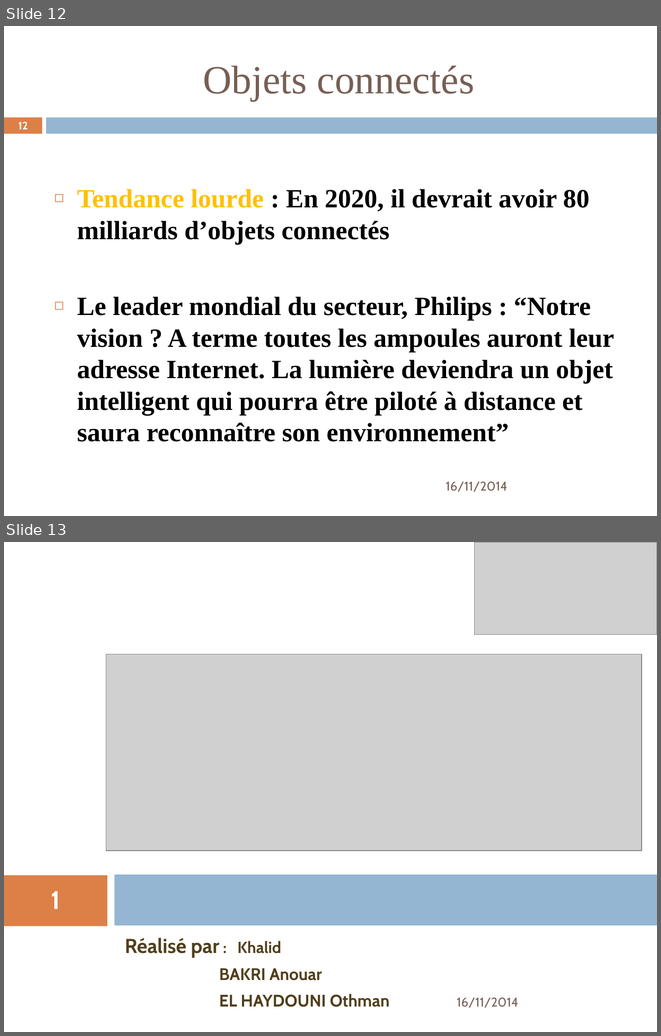
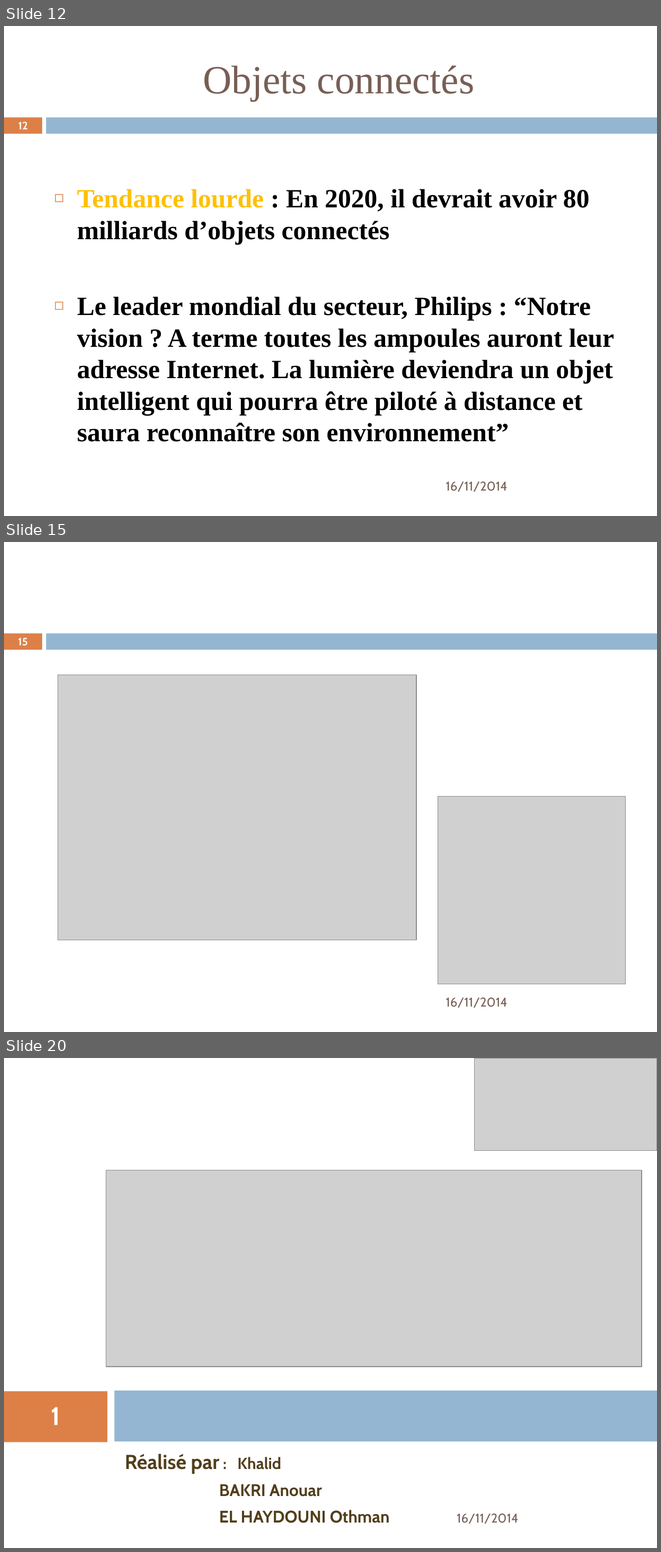
Before and after one commit to anouarattn/DIY-IoT-PresentationEnset-17-11-2014, a slide deck: IoT-VersionFinal-ELHAYDOUNI_Othman (2).pptx. Shown one above the other, each under a label of ours: slides 12 and 13 before the commit, slides 12, 15 and 20 after it; the slides between them are not shown. The pictures are 661x1036 and 661x1552 pixels, drawn with LibreOffice and Linux fonts; fonts in the diff are those of the drawing; grey boxes stand for pictures; background and template pictures are left out. Boxes give left, top, right and bottom in pixels: in the first picture for what was removed or moved away, otherwise in the second. Text is boxed around its words. In the diff, an @@ line names an element or a change of style, - is before the commit and + after.

```diff
--- a/IoT-VersionFinal-ELHAYDOUNI_Othman (2).pptx
+++ b/IoT-VersionFinal-ELHAYDOUNI_Othman (2).pptx
@@ slide 15 added at [4, 542, 657, 1032], background #FFFFFF; not listed: 2 template elements that a slide beside it also shows @@
@@ page number added at [18, 637, 28, 645], 11.9 pt, text #FFFFFF, bold @@
+15
@@ picture added at [58, 674, 417, 940] @@
@@ picture added at [438, 796, 626, 983] @@
@@ text added at [445, 997, 507, 1007], 14 pt, text #775F55 @@
+16/11/2014
@@ what was slide 13 is now slide 20 @@
```
Also in this commit, not shown: 1 slide changed, 6 other slides added.
